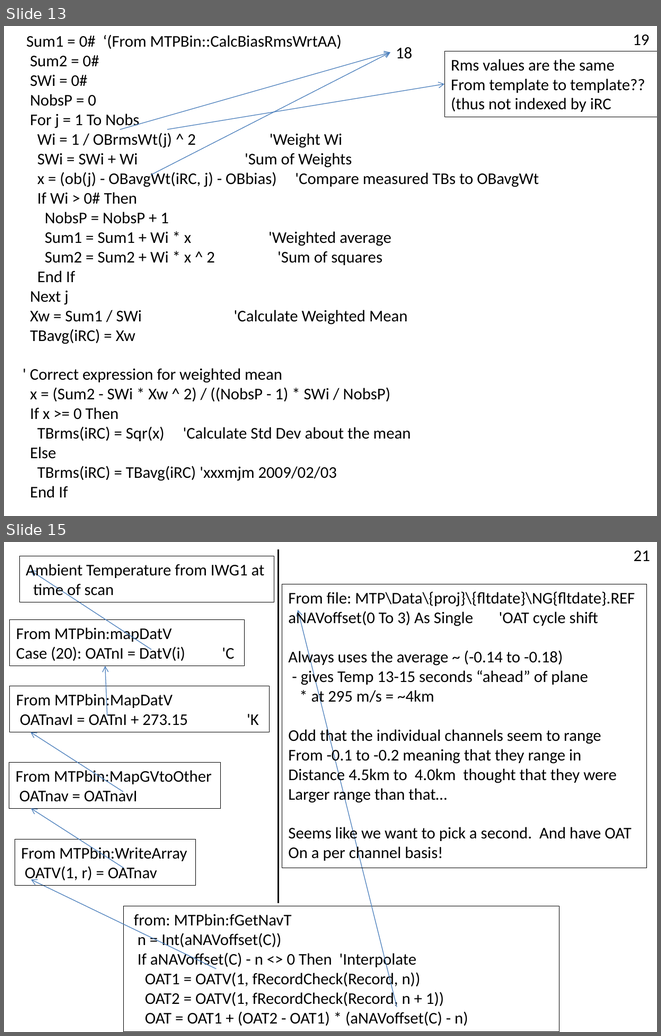
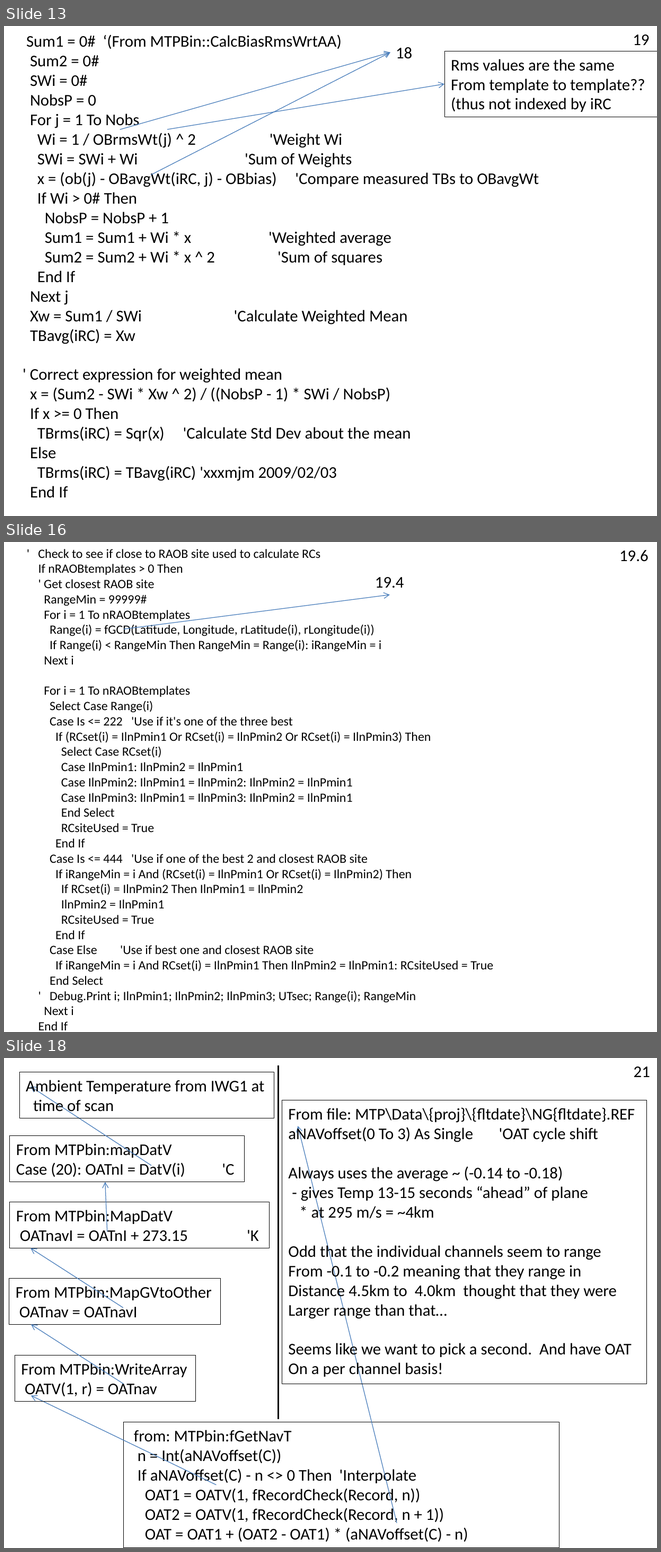
Before and after one commit to NCAR/nimbus, a slide deck: doc/MTP-DFD.pptx. Shown one above the other, each under a label of ours: slides 13 and 15 before the commit, slides 13, 16 and 18 after it; the slides between them are not shown. The pictures are 661x1036 and 661x1552 pixels, drawn with LibreOffice and Linux fonts; fonts in the diff are those of the drawing. Boxes give left, top, right and bottom in pixels: in the first picture for what was removed or moved away, otherwise in the second. Text is boxed around its words. In the diff, an @@ line names an element or a change of style, - is before the commit and + after.

Commit message:
Include details of really screwey algorithm rating a template based upon closeness to the aircraft at the time of the scan.
It's not clear we want to use this algorithm going forward.

```diff
--- a/doc/MTP-DFD.pptx
+++ b/doc/MTP-DFD.pptx
@@ slide 16 added at (x1=4, y1=542, x2=657, y2=1032), background #FFFFFF @@
@@ text added at (x1=38, y1=549, x2=493, y2=1030), 14 pt, text #000000 @@
+' Check to see if close to RAOB site used to calculate RCs
+If nRAOBtemplates > 0 Then
+' Get closest RAOB site
+RangeMin = 99999#
+For i = 1 To nRAOBtemplates
+Range(i) = fGCD(Latitude, Longitude, rLatitude(i), rLongitude(i))
+If Range(i) < RangeMin Then RangeMin = Range(i): iRangeMin = i
+Next i
+For i = 1 To nRAOBtemplates
+Select Case Range(i)
+Case Is <= 222 'Use if it's one of the three best
+If (RCset(i) = IlnPmin1 Or RCset(i) = IlnPmin2 Or RCset(i) = IlnPmin3) Then
+Select Case RCset(i)
+Case IlnPmin1: IlnPmin2 = IlnPmin1
+Case IlnPmin2: IlnPmin1 = IlnPmin2: IlnPmin2 = IlnPmin1
+Case IlnPmin3: IlnPmin1 = IlnPmin3: IlnPmin2 = IlnPmin1
+End Select
+RCsiteUsed = True
+End If
+Case Is <= 444 'Use if one of the best 2 and closest RAOB site
+If iRangeMin = i And (RCset(i) = IlnPmin1 Or RCset(i) = IlnPmin2) Then
+If RCset(i) = IlnPmin2 Then IlnPmin1 = IlnPmin2
+IlnPmin2 = IlnPmin1
+RCsiteUsed = True
+End If
+Case Else 'Use if best one and closest RAOB site
+If iRangeMin = i And RCset(i) = IlnPmin1 Then IlnPmin2 = IlnPmin1: RCsiteUsed = True
+End Select
+' Debug.Print i; IlnPmin1; IlnPmin2; IlnPmin3; UTsec; Range(i); RangeMin
+Next i
+End If
@@ text added at (x1=619, y1=550, x2=648, y2=562), 18 pt, text #000000 @@
+19.6
@@ text added at (x1=375, y1=577, x2=404, y2=588), 18 pt, text #000000 @@
+19.4
@@ arrow added from (123, 629) to (390, 595), #4B7EBC 0.75 pt @@
@@ what was slide 15 is now slide 18 @@
```
Also in this commit, not shown: 1 slide changed, 2 other slides added.
